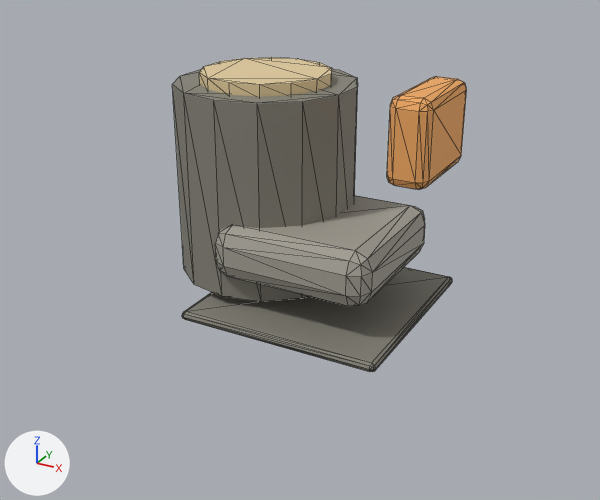
The glTF model game/assets/models/com_power_plant.glb: old version first, new version second.
The view is the same before and after, from a 50 mm lens placed at (1.59, -3.11, 1.81), pointed at (-0.03, -0.17, 0.34). Arrows for +X, +Y and +Z are at lower left; the lights stay in place. The picture after the commit comes second. Mesh edges are drawn as thin lines. Vertices at exactly the same position are counted once.

Objects in the first picture: 'com_power_plant'.
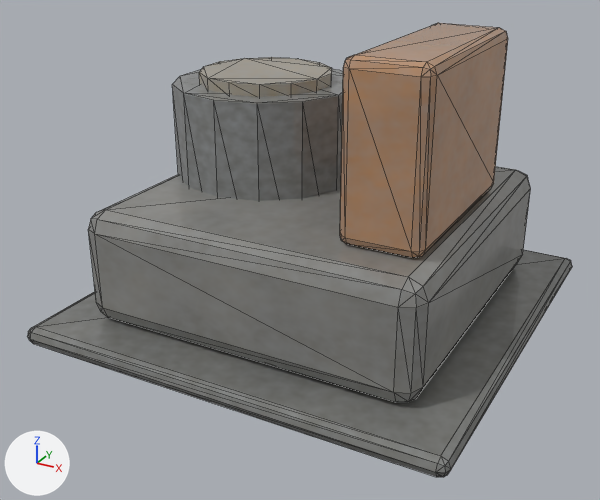
The change in detail:
Picture 'com_power_plant_diff' (img_com_power_plant_diff) is new.
Picture 'com_power_plant_rough' (img_com_power_plant_rough) is new.
Material 'com_power_plant_baked' (mat_com_power_plant_baked) is new.
Uses the picture img_com_power_plant_diff.
Uses the picture img_com_power_plant_rough.
me_cube_029 is used by ob_com_power_plant; location (0.0, 0.0, 0.0).
me_cube_029 had 216 vertices, 412 faces and spanned x -0.759..0.585, y -0.475..0.52, z 0.02..1.105.
me_cube_029 no longer uses material mat_olive_0_0 (grey #a8a499).
me_cube_029 no longer uses material mat_orange_0_0 (orange #f5ad65).
me_cube_029 now has 224 vertices, 428 faces and spans x -0.95..0.95, y -0.95..0.95, z 0.0..1.28.
me_cube_029 part 1: a new loose piece of 56 vertices spanning x -0.95..0.95, y -0.95..0.95, z 0.0..0.08, in mat_com_power_plant_baked.
me_cube_029 part 2: a new loose piece of 56 vertices spanning x -0.75..0.75, y -0.75..0.75, z 0.08..0.58, in mat_com_power_plant_baked.
me_cube_029 part 3: a new loose piece of 56 vertices spanning x 0.33..0.67, y -0.55..0.35, z 0.58..1.28, in mat_com_power_plant_baked.
me_cube_029 part 4: the loose piece of 56 vertices spanning x -0.375..0.375, y -0.375..0.375, z 0.205..0.455 is deleted.
me_cube_029 part 5: the loose piece of 56 vertices spanning x 0.415..0.585, y -0.325..0.125, z 0.755..1.105 is deleted.
me_cube_029 part 6: the loose piece of 48 vertices spanning x -0.475..0.475, y -0.475..0.475, z 0.02..0.06 is deleted.
me_cube_029 part 7: 52 faces spanning x -0.759..0.059, y -0.32..0.52, z 0.1..1.0 switch from mat_olived_0_0 (grey #89867c) to mat_com_power_plant_baked.
me_cube_029 part 8: 52 faces spanning x -0.642..-0.058, y -0.2..0.4, z 0.99..1.05 switch from mat_ferrite_0_0 (beige #e6d0a2) to mat_com_power_plant_baked.

What differs and where, as boxes (x1, y1, x2, y2) in the pictures (600 x 500 px):
'com_power_plant', reshaped (84% wider, 44% taller): before (172, 57, 467, 372); after (27, 23, 572, 477)
part 1 of me_cube_029, added: after (27, 250, 572, 477)
part 2 of me_cube_029, added: after (88, 167, 531, 402)
part 3 of me_cube_029, added (brown): after (340, 23, 508, 258)
part 4 of me_cube_029, deleted: before (215, 196, 425, 306)
part 5 of me_cube_029, deleted (orange): before (387, 77, 467, 190)
part 6 of me_cube_029, deleted: before (182, 267, 452, 372)
part 7 of me_cube_029, recoloured: before (172, 69, 358, 302); after (172, 69, 343, 201)
part 8 of me_cube_029, recoloured (beige to grey): (199, 57, 332, 97) in both
